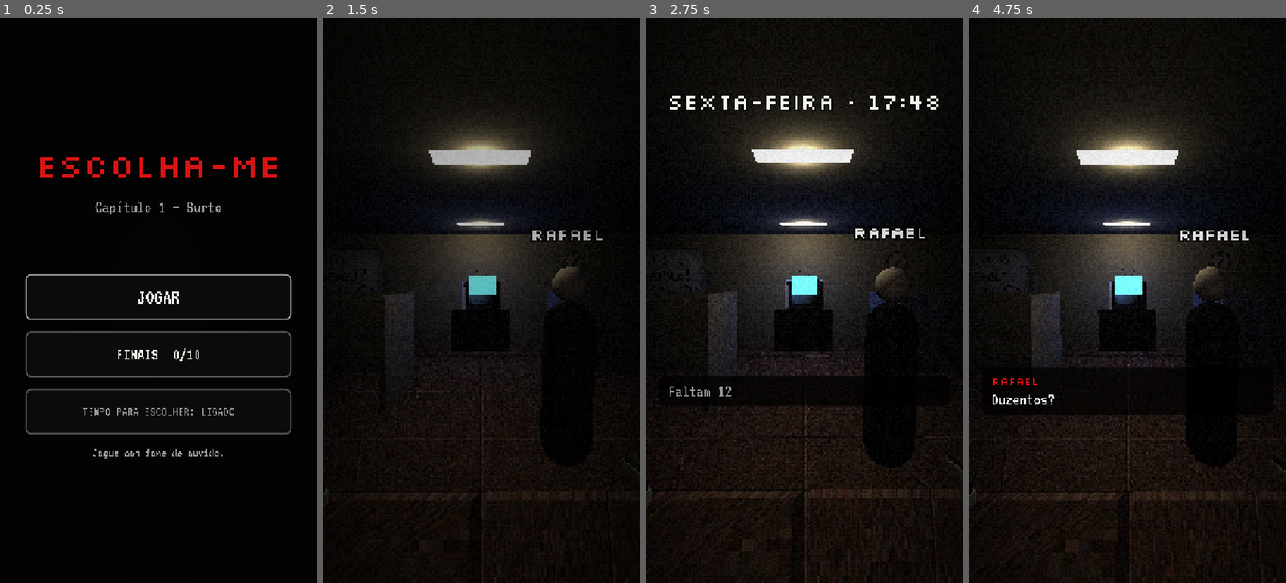
Above: before the commit, frames 1-4 (left to right).
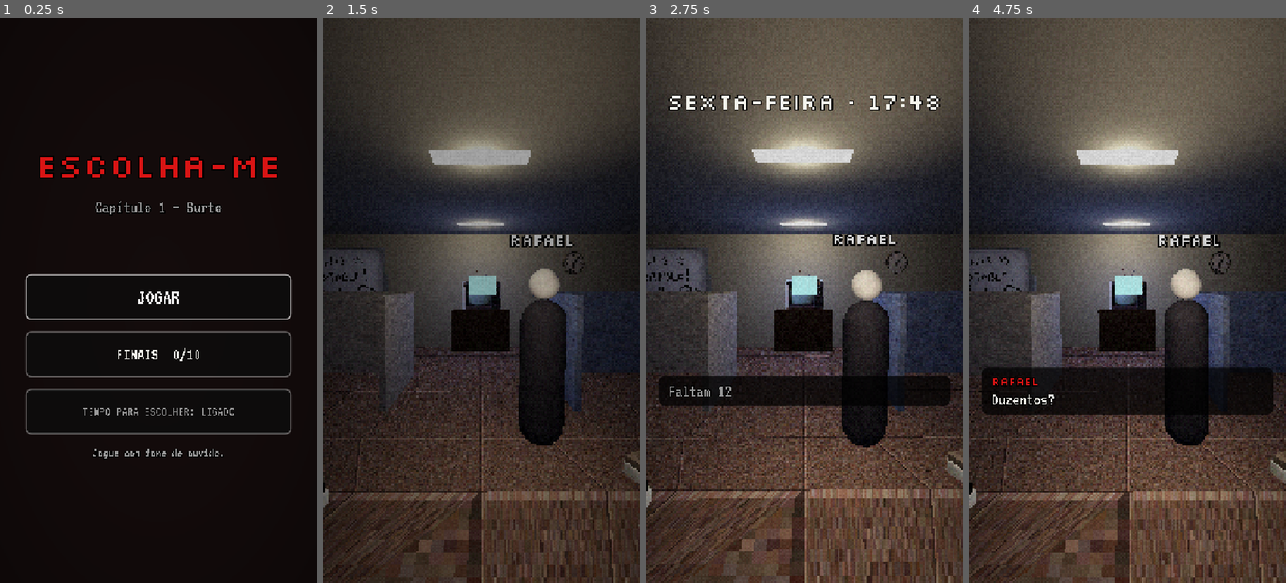
Above: after the commit, the same moments.

Repository: motathi/terror_game
Game: Godot game, scene res://scenes/main_menu.tscn
Two runs of this game, one before a commit and one after it. Both use one fixed random seed, a clock stepped at 60 frames per second and the inputs below.
Inputs (mouse positions are in pixels of both pictures, inside the frame that each line leads up to):
- Up to frame 1 (0.25 s): no input
- Up to frame 2 (1.5 s): click "JOGAR" at 0.5 s; tap Enter (ui_accept) at 1.25 s; move the mouse to (551, 272) at 1.27 s; hold Right (ui_right) from 1.28 s (still down); click (551, 272) at 1.42 s
- Up to frame 3 (2.75 s): tap Enter (ui_accept) at 1.52, 2.27 s; move the mouse to (741, 328) at 2.02 s; release Right (ui_right) at 2.03 s; hold Left (ui_left) from 2.03 s (still down)
- Up to frame 4 (4.75 s): move the mouse to (1159, 176) at 2.77 s; release Left (ui_left) at 2.78 s; hold Right (ui_right) 2.78-4.28 s; move the mouse to (1111, 413) at 3.52 s; click (1111, 413) at 3.67 s; tap Enter (ui_accept) at 3.77, 4.52 s; move the mouse to (1222, 385) at 4.27 s; hold Left (ui_left) from 4.28 s (still down)

The runs differ from the first frame. In frame 2, 81% of the frame differs, in the area x 0-100%, y 0-100%; in frame 3, 88%; in frame 4, 87%.

Commit message:
Cenários legíveis no celular em pé
- slots calculados a partir da câmera: dois personagens lado a lado e
  centralizados, um terceiro ao fundo (antes ficavam colados ou cortados)
- luz própria em cada personagem, mais luz ambiente e menos neblina
- pós-processo com tonemap suave e sombras levantadas, vinheta menor
- carro refeito: banco de trás olhando para a frente
- mãos: osso 'camera' do rig preso à câmera a cada quadro

Co-Authored-By: Claude Opus 5.5 <noreply@anthropic.com>
Claude-Session: https://claude.ai/code/session_01BRBsijJUpArFHXiZDYghN5

Diff:
--- a/game/scripts/stage/actor.gd
+++ b/game/scripts/stage/actor.gd
@@ -37,6 +37,14 @@
 		add_child(model)
 		anim_player = AssetLib.find_animation_player(model)
 	_base_y = position.y
+
+	# luz própria: o fundo pode ser escuro, o rosto não
+	var key := OmniLight3D.new()
+	key.light_color = Color(1.0, 0.92, 0.82) if offscreen.is_empty() else Color(1.0, 0.75, 0.45)
+	key.light_energy = 1.1
+	key.omni_range = 2.6
+	key.position = Vector3(0, head_height * 0.85, 0.9)  # à frente (+Z = lado da câmera)
+	add_child(key)
 
 	name_label = _make_label(title_font, 44, Color.WHITE)
 	name_label.text = display_name
--- a/game/scripts/stage/locations.gd
+++ b/game/scripts/stage/locations.gd
@@ -2,10 +2,10 @@
 ## Monta os cenários a partir dos pacotes PSX baixados.
 ##
 ## Convenção: a câmera (olhos do jogador) fica perto da origem olhando para -Z.
-## Cada cenário devolve onde a câmera fica, onde ficam os "slots" dos
-## personagens (left/right/center) e os parâmetros de luz/neblina.
-## Os números aqui são o primeiro chute de layout: abra a cena de teste
-## (scenes/location_preview.tscn) no editor para ajustar.
+## Os slots dos personagens são calculados a partir da câmera (Stage), como
+## nos vídeos verticais: left/right lado a lado a `slot_dist` metros, center
+## mais ao fundo. Cada cenário só informa a altura do chão (`floor_y`) e,
+## se precisar, sobrescreve slots em "slots". Teste com ?cena=<nó> na web.
 
 const AssetLib := preload("res://scripts/stage/asset_lib.gd")
 const OFF := AssetLib.TP + "office/"
@@ -15,15 +15,15 @@
 const DEFAULT := {
 	"camera_pos": Vector3(0, 1.62, 0),
 	"camera_look": Vector3(0, 1.45, -3.0),
-	"slots": {
-		"left": Vector3(-0.75, 0, -2.3),
-		"right": Vector3(0.75, 0, -2.3),
-		"center": Vector3(0, 0, -4.5),
-	},
-	"ambient": Color(0.25, 0.25, 0.3),
-	"ambient_energy": 0.35,
-	"fog_color": Color(0.02, 0.02, 0.03),
-	"fog_density": 0.06,
+	"slots": {},
+	"floor_y": 0.0,
+	"slot_dist": 2.6,
+	"slot_spread": 0.6,
+	"center_dist": 4.6,
+	"ambient": Color(0.42, 0.42, 0.5),
+	"ambient_energy": 0.7,
+	"fog_color": Color(0.03, 0.03, 0.04),
+	"fog_density": 0.03,
 	"hands": true,
 }
 
@@ -98,15 +98,16 @@
 			var l := omni(root, Vector3(0, 2.8, z), Color(1.0, 0.95, 0.85), 1.2, 7.0)
 			l.add_to_group("main_lights")
 			box(root, Vector3(1.0, 0.03, 0.25), Vector3(0, 2.94, z), Color(1, 1, 0.95), 1.2)
-		cfg["ambient_energy"] = 0.5
-		cfg["fog_density"] = 0.03
+		cfg["ambient_energy"] = 0.8
+		cfg["fog_density"] = 0.015
 		cfg["fog_color"] = Color(0.1, 0.09, 0.08)
 	else:
 		var red := omni(root, Vector3(-4.0, 2.6, -5.5), Color(1.0, 0.1, 0.05), 2.2, 9.0)
 		red.add_child(Pulse.new(0.6, 1.6))
 		box(root, Vector3(0.3, 0.15, 0.1), Vector3(-4.0, 2.6, -6.88), Color(1, 0.1, 0.05), 3.0)
-		cfg["ambient_energy"] = 0.12
-		cfg["fog_density"] = 0.09
+		cfg["ambient_energy"] = 0.45
+		cfg["ambient"] = Color(0.45, 0.35, 0.45)
+		cfg["fog_density"] = 0.035
 
 
 static func _escada(root: Node3D, cfg: Dictionary) -> void:
@@ -139,13 +140,11 @@
 	omni(root, Vector3(0, 2.5, -1.0), Color(0.2, 1.0, 0.4), 0.7, 4.0)
 	var bulb := omni(root, Vector3(0, 2.9, -4.0), Color(1.0, 0.9, 0.7), 1.3, 6.0)
 	bulb.add_child(Flicker.new(0.7, 14.0))
-	cfg["slots"] = {
-		"left": Vector3(-0.55, -0.54, -2.6),
-		"right": Vector3(0.75, 0, -1.2),
-		"center": Vector3(0, -1.5, -5.5),
-	}
-	cfg["camera_look"] = Vector3(0, 0.6, -3.0)
-	cfg["fog_density"] = 0.12
+	cfg["floor_y"] = -0.54  # personagens ~3 degraus abaixo
+	cfg["slot_dist"] = 2.5
+	cfg["camera_look"] = Vector3(0, 0.75, -3.0)
+	cfg["fog_density"] = 0.04
+	cfg["ambient_energy"] = 0.5
 
 
 static func _garagem(root: Node3D, cfg: Dictionary) -> void:
@@ -166,49 +165,39 @@
 	lamp.add_child(Flicker.new(0.9, 7.0))
 	box(root, Vector3(1.0, 0.05, 0.15), Vector3(0, 2.78, -6.0), Color(0.9, 1, 1), 1.5)
 	omni(root, Vector3(0, 2.6, -1.0), Color(0.85, 0.95, 1.0), 0.5, 4.0)
-	cfg["slots"] = {
-		"left": Vector3(-0.75, 0, -1.8),
-		"right": Vector3(0.75, 0, -1.8),
-		"center": Vector3(0.2, 0, -6.0),
-	}
-	cfg["fog_density"] = 0.11
-	cfg["ambient_energy"] = 0.15
+	cfg["center_dist"] = 6.0
+	cfg["fog_density"] = 0.035
+	cfg["ambient_energy"] = 0.5
 
 
 static func _carro(root: Node3D, cfg: Dictionary) -> void:
-	# Interior do carro visto do banco do motorista, virado para o banco
-	# do passageiro e o banco de trás (enquadramento de "vídeo POV").
-	var dark := Color(0.12, 0.12, 0.13)
-	box(root, Vector3(2.0, 0.1, 3.6), Vector3(0, 0.15, -0.8), dark)  # assoalho
-	box(root, Vector3(2.0, 0.08, 3.6), Vector3(0, 1.65, -0.8), dark.lightened(0.1))  # teto
-	box(root, Vector3(0.08, 0.6, 3.6), Vector3(-1.0, 0.45, -0.8), dark)
-	box(root, Vector3(0.08, 0.6, 3.6), Vector3(1.0, 0.45, -0.8), dark)
-	# janelas: faixas escuras com "luz da rua" passando
-	box(root, Vector3(0.02, 0.6, 3.4), Vector3(-1.0, 1.15, -0.8), Color(0.03, 0.04, 0.08), 0.6)
-	box(root, Vector3(0.02, 0.6, 3.4), Vector3(1.0, 1.15, -0.8), Color(0.03, 0.04, 0.08), 0.6)
-	box(root, Vector3(2.0, 0.6, 0.02), Vector3(0, 1.15, -2.6), Color(0.03, 0.04, 0.08), 0.6)
-	# bancos
-	var seat := Color(0.2, 0.17, 0.15)
-	box(root, Vector3(0.6, 0.15, 0.6), Vector3(0.45, 0.55, -0.25), seat)
-	box(root, Vector3(0.6, 0.8, 0.15), Vector3(0.45, 0.95, 0.1), seat)
-	box(root, Vector3(1.8, 0.15, 0.6), Vector3(0, 0.55, -1.6), seat)
-	box(root, Vector3(1.8, 0.8, 0.15), Vector3(0, 0.95, -1.95), seat)
-	# luzes da rua passando
+	# Banco de trás de um carro, olhando para a frente: os dois personagens
+	# sentados de frente para a câmera (enquadramento de vídeo POV).
+	var dark := Color(0.16, 0.16, 0.18)
+	box(root, Vector3(2.2, 0.1, 3.8), Vector3(0, 0.1, -0.7), dark)  # assoalho
+	box(root, Vector3(2.2, 0.08, 3.8), Vector3(0, 1.75, -0.7), dark.lightened(0.15))  # teto
+	for x in [-1.1, 1.1]:
+		box(root, Vector3(0.08, 0.7, 3.8), Vector3(x, 0.45, -0.7), dark)
+		box(root, Vector3(0.02, 0.75, 3.6), Vector3(x, 1.2, -0.7), Color(0.04, 0.05, 0.1), 0.5)  # janelas
+	box(root, Vector3(2.2, 0.8, 0.02), Vector3(0, 1.2, -2.6), Color(0.04, 0.05, 0.1), 0.5)  # para-brisa
+	box(root, Vector3(2.2, 0.5, 0.4), Vector3(0, 0.75, -2.45), dark.lightened(0.05))  # painel
+	box(root, Vector3(2.2, 0.03, 0.3), Vector3(0, 1.0, -2.3), Color(0.3, 0.5, 1.0), 1.2)  # luz do painel
+	var seat := Color(0.32, 0.26, 0.22)
+	box(root, Vector3(2.0, 0.18, 0.6), Vector3(0, 0.5, -1.55), seat)  # banco da frente
+	box(root, Vector3(2.0, 0.9, 0.18), Vector3(0, 0.95, -1.95), seat)
 	for i in 3:
-		var l := omni(root, Vector3(1.8, 2.0, -6.0 + i * 4.0), Color(1.0, 0.65, 0.3), 1.4, 3.5)
-		l.add_child(PassBy.new(Vector3(0, 0, 9.0), 12.0))
-		var l2 := omni(root, Vector3(-1.8, 2.0, -4.0 + i * 4.0), Color(1.0, 0.65, 0.3), 1.0, 3.5)
-		l2.add_child(PassBy.new(Vector3(0, 0, 9.0), 12.0))
-	omni(root, Vector3(0, 1.4, -0.4), Color(0.4, 0.5, 0.9), 0.35, 2.5)  # luz do painel
-	cfg["camera_pos"] = Vector3(-0.4, 1.18, 0.25)
-	cfg["camera_look"] = Vector3(0.15, 0.95, -1.4)
-	cfg["slots"] = {
-		"right": Vector3(0.45, 0.2, -0.3),
-		"left": Vector3(-0.25, 0.2, -1.55),
-		"center": Vector3(0.3, 0.2, -1.55),
-	}
-	cfg["fog_density"] = 0.02
-	cfg["ambient_energy"] = 0.18
+		for x in [1.9, -1.9]:
+			var l := omni(root, Vector3(x, 2.0, -7.0 + i * 4.0), Color(1.0, 0.65, 0.3), 2.0, 4.0)
+			l.add_child(PassBy.new(Vector3(0, 0, 9.0), 12.0))
+	omni(root, Vector3(0, 1.5, -1.0), Color(0.45, 0.55, 1.0), 0.8, 3.0)  # luz interna
+	cfg["camera_pos"] = Vector3(0, 1.2, 0.55)
+	cfg["camera_look"] = Vector3(0, 0.95, -1.5)
+	cfg["floor_y"] = 0.12
+	cfg["slot_dist"] = 1.95
+	cfg["slot_spread"] = 0.5
+	cfg["center_dist"] = 1.95
+	cfg["fog_density"] = 0.0
+	cfg["ambient_energy"] = 0.5
 
 
 static func _rua(root: Node3D, cfg: Dictionary) -> void:
@@ -235,15 +224,11 @@
 				l.add_child(Flicker.new(0.95, 5.0))
 	car(root, Vector3(-2.6, 0, -6.5), 20, Color(0.3, 0.32, 0.36))
 	car(root, Vector3(2.4, 0, -15.0), -160, Color(0.45, 0.1, 0.08))
-	cfg["slots"] = {
-		"left": Vector3(-0.9, 0, -2.6),
-		"right": Vector3(0.9, 0, -2.6),
-		"center": Vector3(0.3, 0, -10.0),
-	}
-	cfg["camera_look"] = Vector3(0, 1.4, -8.0)
-	cfg["fog_density"] = 0.07
+	cfg["center_dist"] = 10.0
+	cfg["camera_look"] = Vector3(0, 1.35, -6.0)
+	cfg["fog_density"] = 0.03
 	cfg["fog_color"] = Color(0.05, 0.04, 0.05)
-	cfg["ambient_energy"] = 0.15
+	cfg["ambient_energy"] = 0.5
 	cfg["approach_center"] = true
 
 
@@ -285,14 +270,11 @@
 	moon.position = Vector3(-4.5, 2.8, -4.0)
 	moon.rotation_degrees = Vector3(-35, -90, 0)
 	root.add_child(moon)
-	cfg["slots"] = {
-		"left": Vector3(-0.8, 0.06, -2.6),
-		"right": Vector3(1.6, 0.06, -5.75),
-		"center": Vector3(0, 0.06, -4.0),
-	}
+	cfg["floor_y"] = 0.06
+	cfg["slot_dist"] = 3.0
 	cfg["camera_pos"] = Vector3(0, 1.68, 0.6)
-	cfg["fog_density"] = 0.05
-	cfg["ambient_energy"] = 0.1
+	cfg["fog_density"] = 0.025
+	cfg["ambient_energy"] = 0.45
 
 
 # --- utilitários ----------------------------------------------------------------
--- a/game/scripts/stage/stage.gd
+++ b/game/scripts/stage/stage.gd
@@ -25,6 +25,11 @@
 var _location_root: Node3D
 var _actors_root: Node3D
 var _cam_base := Transform3D()
+var _hands_skel: Skeleton3D
+var _hands_cam_bone := -1
+## Base do osso "camera" do rig expressa em coordenadas de câmera Godot:
+## no rig, +Y do osso aponta para a frente e +X para baixo.
+const _BONE_TO_CAM := Basis(Vector3(0, 0, 1), Vector3(-1, 0, 0), Vector3(0, -1, 0))
 var _t := 0.0
 var _shake := 0.0
 
@@ -52,6 +57,10 @@
 	hands.position = HANDS_OFFSET
 	camera.add_child(hands)
 	hands_anim = AssetLib.find_animation_player(hands)
+	var skels := hands.find_children("*", "Skeleton3D", true, false)
+	if skels.size() > 0:
+		_hands_skel = skels[0]
+		_hands_cam_bone = _hands_skel.find_bone("camera")
 	if hands_anim:
 		hands_anim.animation_finished.connect(func(_n): play_hands(HANDS_IDLE_ANIM))
 	# luz suave "do jogador": ilumina o rosto de quem está na frente
@@ -230,6 +239,7 @@
 
 func _process(delta: float) -> void:
 	_t += delta
+	_align_hands()
 	# respiração da câmera + tremor
 	var bob := Vector3(sin(_t * 0.9) * 0.008, sin(_t * 1.8) * 0.006, 0)
 	var tilt := sin(_t * 0.6) * 0.004
@@ -245,8 +255,44 @@
 			z.global_position += to_cam.normalized() * delta * 0.45
 
 
+## Slots calculados a partir da câmera: dois personagens lado a lado,
+## centralizados na tela em pé, e um terceiro mais ao fundo.
+## Mantém o osso "camera" do rig colado na câmera (as animações das mãos
+## foram feitas a partir desse ponto de vista).
+func _align_hands() -> void:
+	if _hands_skel == null or _hands_cam_bone < 0 or not hands.visible:
+		return
+	var skel_in_hands := Transform3D.IDENTITY
+	var n: Node = _hands_skel
+	while n != null and n != hands:
+		if n is Node3D:
+			skel_in_hands = (n as Node3D).transform * skel_in_hands
+		n = n.get_parent()
+	var bone := _hands_skel.get_bone_global_pose(_hands_cam_bone)
+	var cam_in_hands := skel_in_hands * bone * Transform3D(_BONE_TO_CAM, Vector3.ZERO)
+	hands.transform = cam_in_hands.affine_inverse()
+
+
 func _slot_position(slot: String) -> Vector3:
-	return location_cfg.get("slots", {}).get(slot, Vector3.ZERO)
+	var custom: Dictionary = location_cfg.get("slots", {})
+	if custom.has(slot):
+		return custom[slot]
+	var fwd := -_cam_base.basis.z
+	fwd.y = 0.0
+	fwd = fwd.normalized() if fwd.length() > 0.01 else Vector3.FORWARD
+	var right := fwd.cross(Vector3.UP).normalized()
+	var dist: float = location_cfg.get("slot_dist", 2.6)
+	var spread: float = location_cfg.get("slot_spread", 0.6)
+	var p := _cam_base.origin
+	match slot:
+		"left":
+			p += fwd * dist - right * spread
+		"right":
+			p += fwd * dist + right * spread
+		_:
+			p += fwd * float(location_cfg.get("center_dist", 4.6))
+	p.y = location_cfg.get("floor_y", 0.0)
+	return p
 
 
 func _face_camera(actor: Node3D, away: bool) -> void:
--- a/game/shaders/psx_post.gdshader
+++ b/game/shaders/psx_post.gdshader
@@ -6,7 +6,10 @@
 uniform float color_levels = 32.0;          // 32 = 5 bits por canal (PS1)
 uniform float dither_strength : hint_range(0.0, 2.0) = 1.0;
 uniform float grain : hint_range(0.0, 0.3) = 0.07;
-uniform float vignette : hint_range(0.0, 1.5) = 0.55;
+uniform float vignette : hint_range(0.0, 1.5) = 0.3;
+// Levanta as sombras para telas de celular (sem estourar os claros).
+uniform float lift : hint_range(0.0, 0.3) = 0.06;
+uniform float exposure : hint_range(0.5, 2.0) = 1.25;
 uniform float flash : hint_range(0.0, 1.0) = 0.0;
 uniform float blackout : hint_range(0.0, 1.0) = 0.0;
 
@@ -23,6 +26,8 @@
 
 void fragment() {
 	vec4 col = texture(TEXTURE, UV) * COLOR;
+	col.rgb = 1.0 - exp(-col.rgb * exposure * 1.6);  // tonemap suave
+	col.rgb = col.rgb * (1.0 - lift) + lift * sqrt(col.rgb);
 	ivec2 px = ivec2(UV / TEXTURE_PIXEL_SIZE);
 	float threshold = BAYER[(px.y % 4) * 4 + (px.x % 4)] / 16.0 - 0.5;
 	vec3 c = col.rgb + threshold * dither_strength / color_levels;
